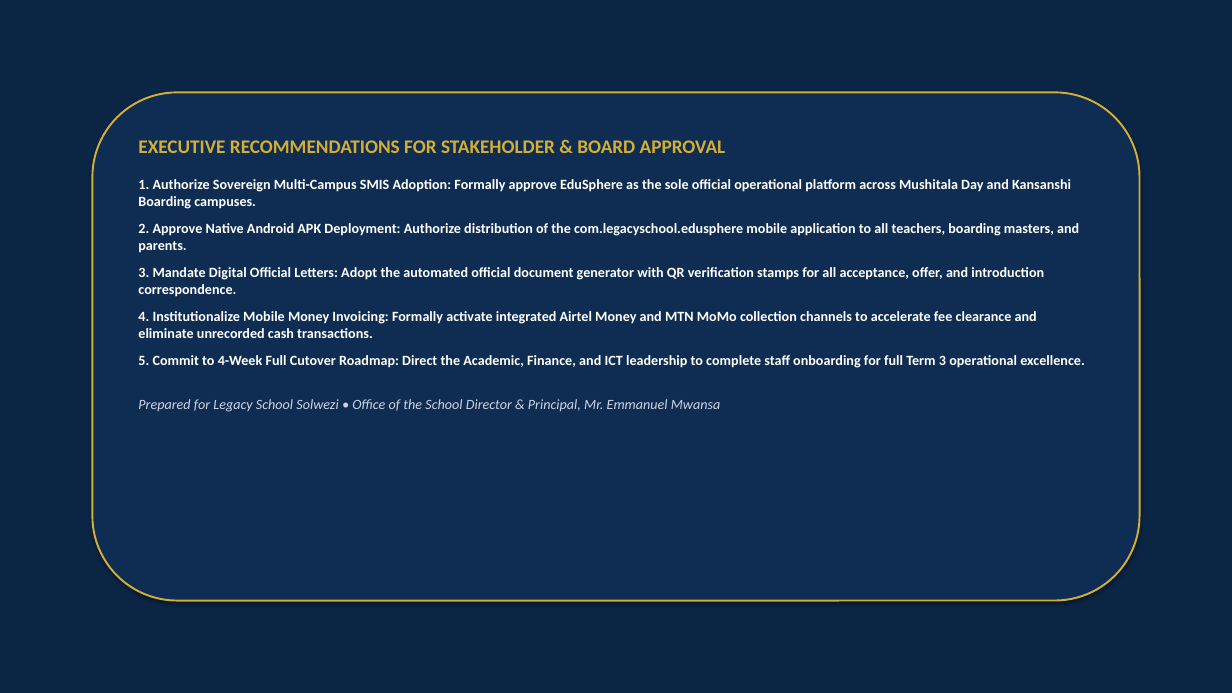
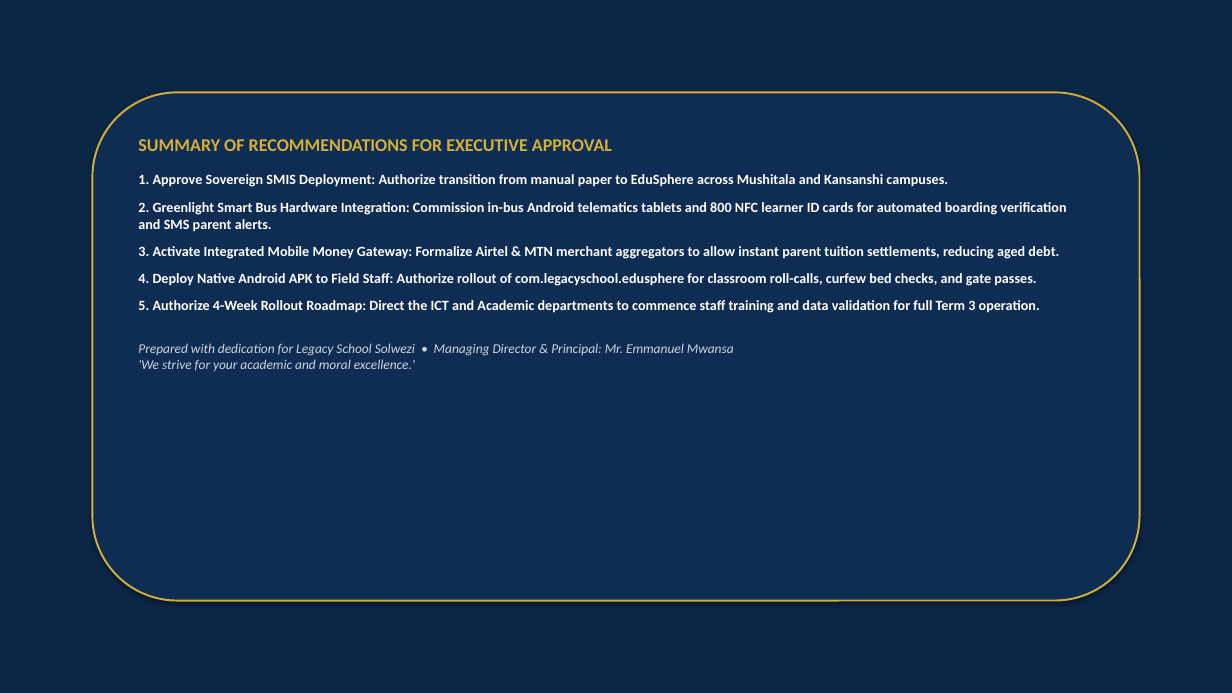
Before and after one commit to LawrenceMukombo/edusphere, a slide deck: slide 15 of Legacy_School_EduSphere_Executive_Presentation.pptx (slide 14 before the commit). Drawn at 1232x693 pixels with LibreOffice and Linux fonts; fonts in the diff are those of the drawing. Boxes give left, top, right and bottom in pixels: in the first picture for what was removed or moved away, otherwise in the second. Text is boxed around its words. In the diff, an @@ line names an element or a change of style, - is before the commit and + after.

Commit message:
feat(presentation): upgrade executive stakeholder PowerPoint to 15-slide high-impact deck with real UI screenshots, commercial pricing, and ROI breakdown

```diff
--- a/Legacy_School_EduSphere_Executive_Presentation.pptx
+++ b/Legacy_School_EduSphere_Executive_Presentation.pptx
@@ text at <box>138,139,1066,371</box>: text changed @@
-EXECUTIVE RECOMMENDATIONS FOR STAKEHOLDER & BOARD APPROVAL
-1. Authorize Sovereign Multi-Campus SMIS Adoption: Formally approve EduSphere as the sole official operational platform across Mushitala Day and Kansanshi Boarding campuses.
-2. Approve Native Android APK Deployment: Authorize distribution of the com.legacyschool.edusphere mobile application to all teachers, boarding masters, and parents.
-3. Mandate Digital Official Letters: Adopt the automated official document generator with QR verification stamps for all acceptance, offer, and introduction correspondence.
-4. Institutionalize Mobile Money Invoicing: Formally activate integrated Airtel Money and MTN MoMo collection channels to accelerate fee clearance and eliminate unrecorded cash transactions.
-5. Commit to 4-Week Full Cutover Roadmap: Direct the Academic, Finance, and ICT leadership to complete staff onboarding for full Term 3 operational excellence.
-Prepared for Legacy School Solwezi • Office of the School Director & Principal, Mr. Emmanuel Mwansa
+SUMMARY OF RECOMMENDATIONS FOR EXECUTIVE APPROVAL
+1. Approve Sovereign SMIS Deployment: Authorize transition from manual paper to EduSphere across Mushitala and Kansanshi campuses.
+2. Greenlight Smart Bus Hardware Integration: Commission in-bus Android telematics tablets and 800 NFC learner ID cards for automated boarding verification and SMS parent alerts.
+3. Activate Integrated Mobile Money Gateway: Formalize Airtel & MTN merchant aggregators to allow instant parent tuition settlements, reducing aged debt.
+4. Deploy Native Android APK to Field Staff: Authorize rollout of com.legacyschool.edusphere for classroom roll-calls, curfew bed checks, and gate passes.
+5. Authorize 4-Week Rollout Roadmap: Direct the ICT and Academic departments to commence staff training and data validation for full Term 3 operation.
+Prepared with dedication for Legacy School Solwezi • Managing Director & Principal: Mr. Emmanuel Mwansa
+'We strive for your academic and moral excellence.'
```
Also in this commit, not shown: 3 other slides changed, 11 slides added, 10 slides removed, 3 other files.
